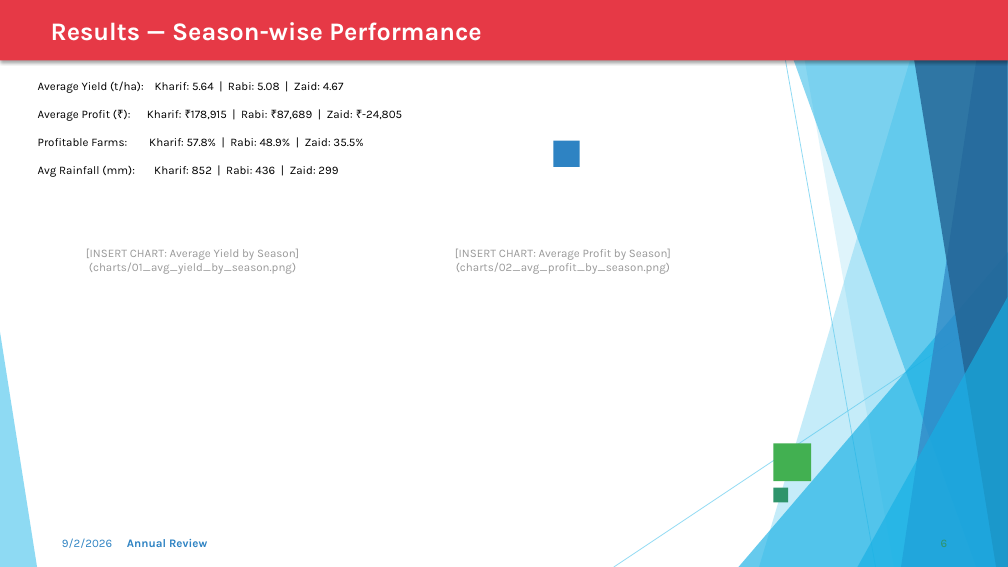
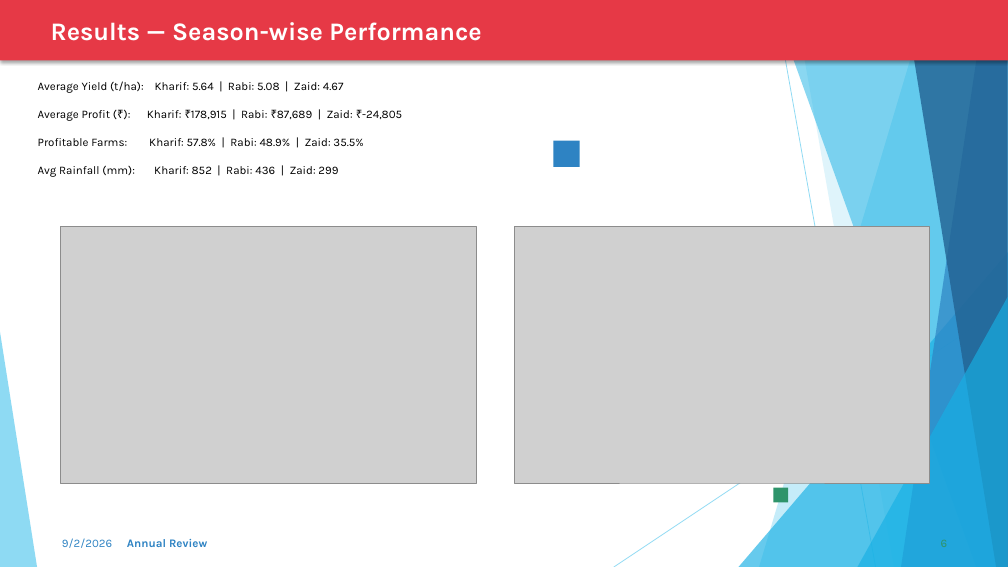
Before and after one commit to krishna3163/Seasonal-Agriculture-Performance-Analysis, a slide deck: slide 6 of VOIS_Project_PPT.pptx. Drawn at 1008x567 pixels with LibreOffice and Linux fonts; fonts in the diff are those of the drawing; grey boxes stand for pictures. Boxes give left, top, right and bottom in pixels: in the first picture for what was removed or moved away, otherwise in the second. Text is boxed around its words. In the diff, an @@ line names an element or a change of style, - is before the commit and + after.

Commit message:
Embed charts directly into PPT presentation

```diff
--- a/VOIS_Project_PPT.pptx
+++ b/VOIS_Project_PPT.pptx
@@ picture added at (60,227,476,484) @@
@@ picture added at (514,227,930,483) @@
@@ text removed at (86,248,299,274) @@
-[INSERT CHART: Average Yield by Season]
-(charts/01_avg_yield_by_season.png)
@@ text removed at (455,248,671,274) @@
-[INSERT CHART: Average Profit by Season]
-(charts/02_avg_profit_by_season.png)
@@ rectangle removed at (774,444,811,482) @@
```
Also in this commit, not shown: 4 other slides changed, 1 other file.
